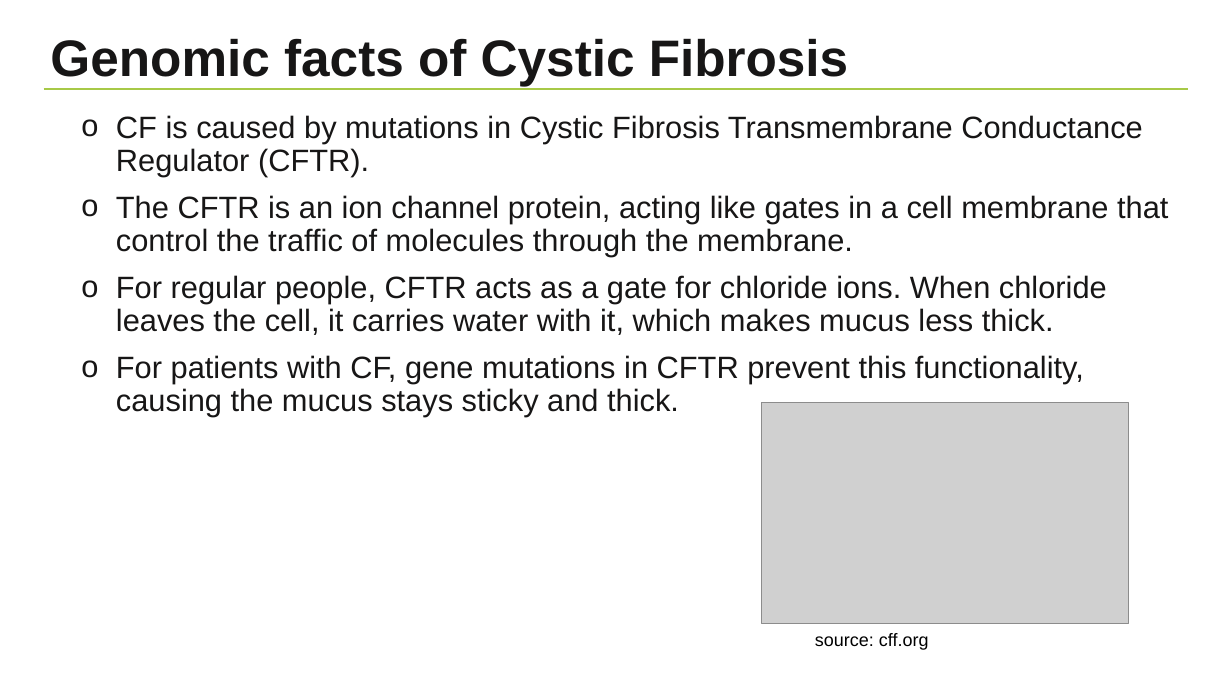
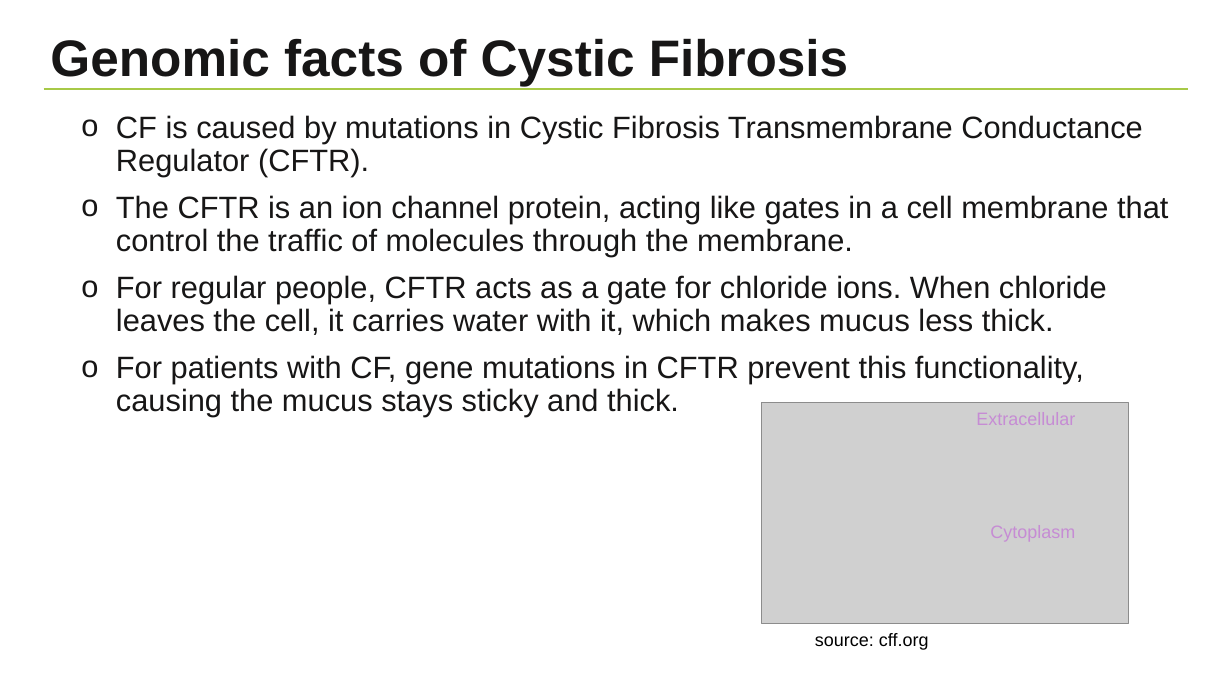
Before and after one commit to NBISweden/workshop-python, a slide deck: slide 4 of lectures/Project.pptx. Drawn at 1232x693 pixels with LibreOffice and Linux fonts; fonts in the diff are those of the drawing; grey boxes stand for pictures; background and template pictures are left out. Boxes give left, top, right and bottom in pixels: in the first picture for what was removed or moved away, otherwise in the second. Text is boxed around its words. In the diff, an @@ line names an element or a change of style, - is before the commit and + after.

```diff
--- a/lectures/Project.pptx
+++ b/lectures/Project.pptx
@@ text added at [976, 412, 1075, 425], 14 pt, text #C68CD4 @@
+Extracellular
@@ text added at [990, 525, 1075, 542], 14 pt, text #C68CD4 @@
+Cytoplasm
```
Also in this commit, not shown: 3 other slides changed, 1 other file.
